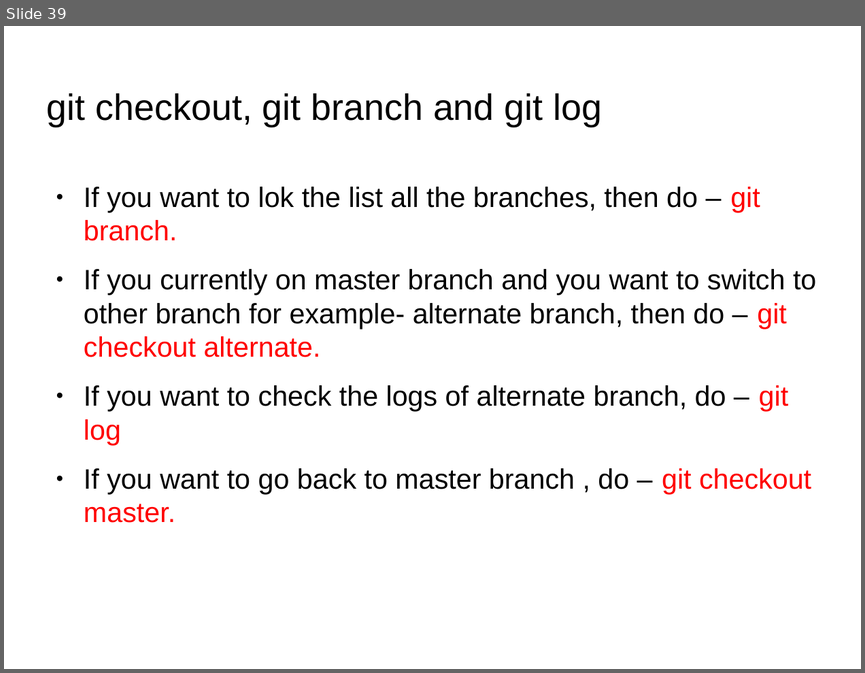
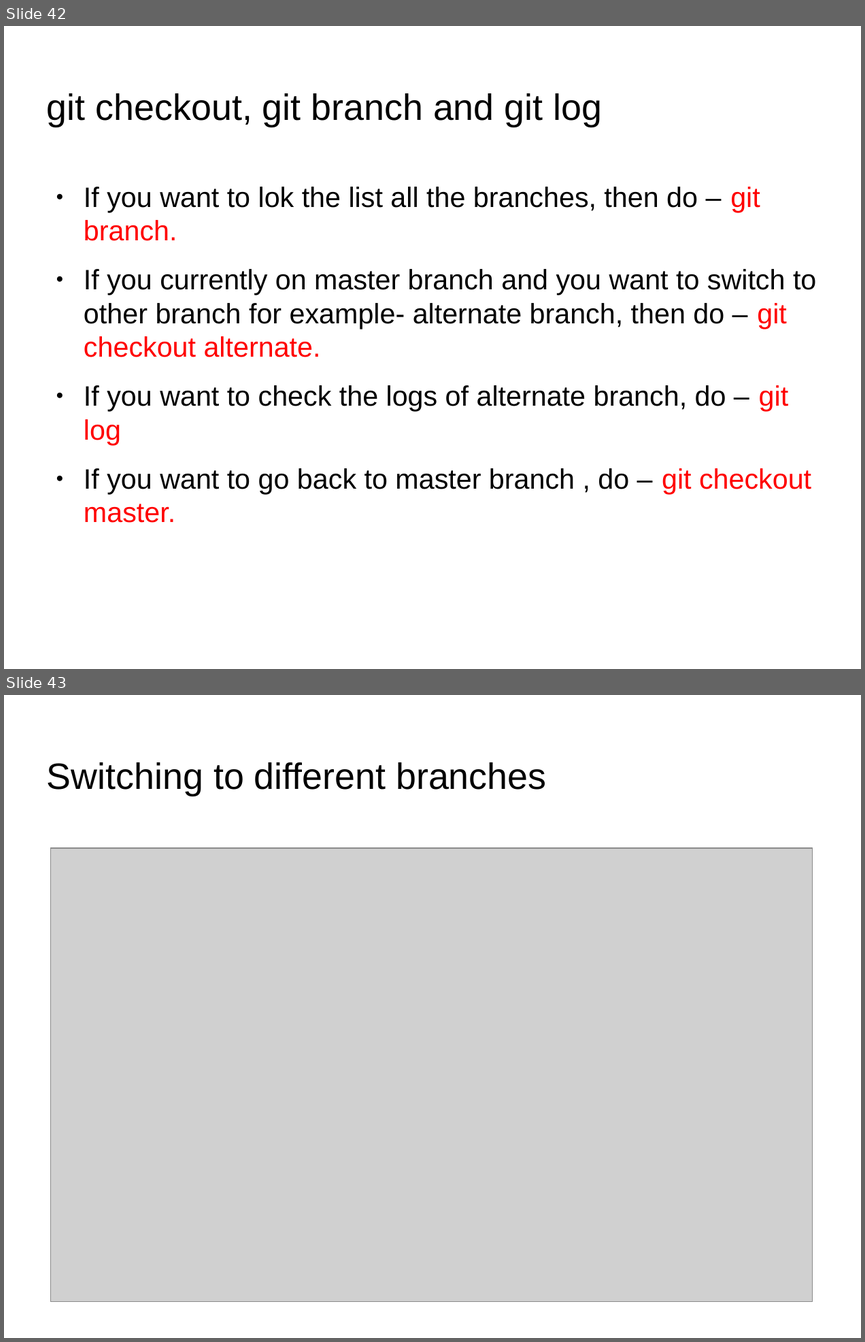
Before and after one commit to anumsh/Learning-Git-and-Github, a slide deck: git_and_GitHub.odp. Shown one above the other, each under a label of ours: slide 39 before the commit, slides 42 and 43 after it. The pictures are 865x673 and 865x1342 pixels, drawn with LibreOffice and Linux fonts; fonts in the diff are those of the drawing; grey boxes stand for pictures; background and template pictures are left out. Boxes give left, top, right and bottom in pixels: in the first picture for what was removed or moved away, otherwise in the second. Text is boxed around its words. In the diff, an @@ line names an element or a change of style, - is before the commit and + after.

Commit message:
feat: Merging, renaming and deleting the branch

```diff
--- a/git_and_GitHub.odp
+++ b/git_and_GitHub.odp
@@ slide 43 added at (x1=4, y1=695, x2=861, y2=1338), background picture (left out) @@
@@ title added at (x1=47, y1=762, x2=546, y2=796), 33.9 pt, text #000000 @@
+Switching to different branches
@@ picture added at (x1=51, y1=848, x2=813, y2=1302) @@
@@ what was slide 39 is now slide 42 @@
```
Also in this commit, not shown: 1 slide changed, 14 other slides added, 8 other files.
